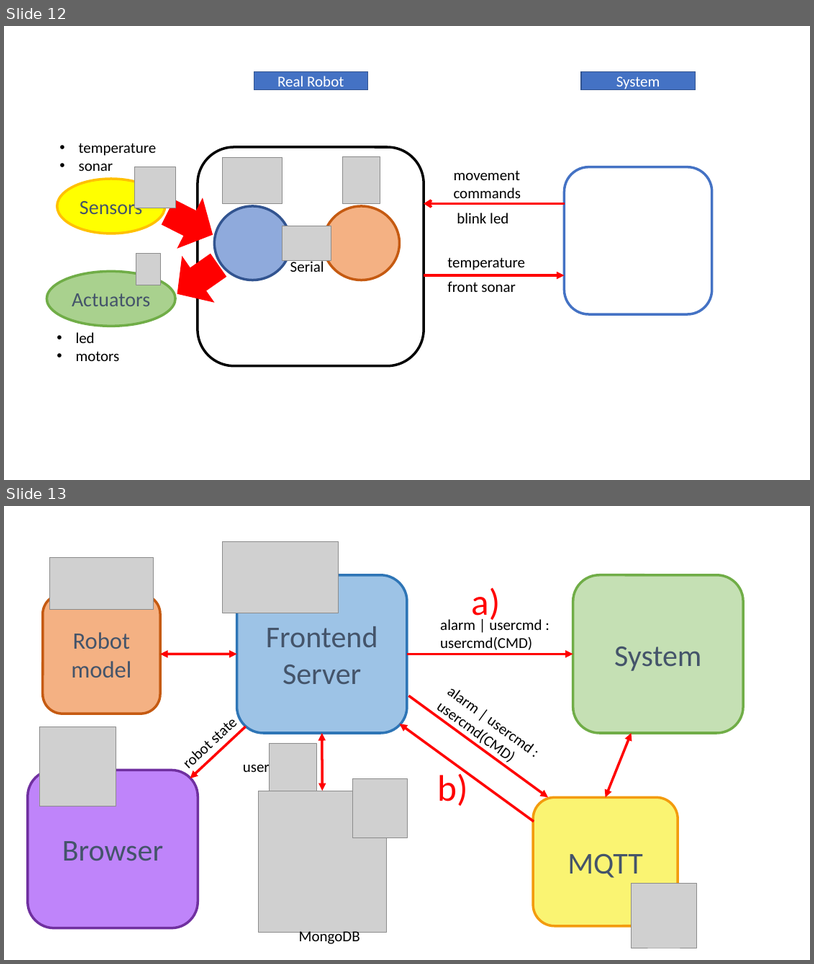
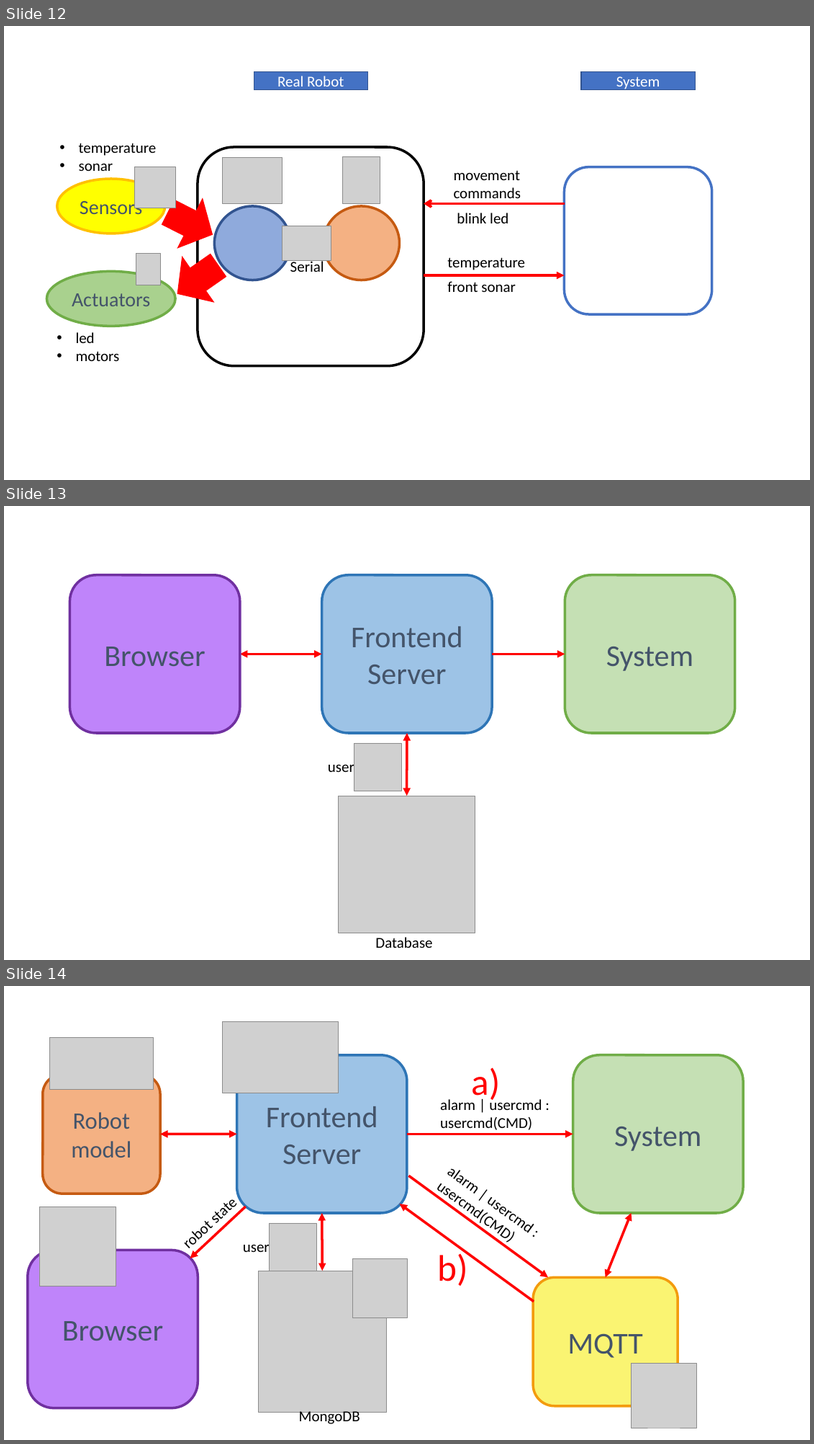
Before and after one commit to FFrabetti/ProgettoISS_relazione, a slide deck: Appunti/ISSPowerPoint.pptx. Shown one above the other, each under a label of ours: slides 12 and 13 before the commit, slides 12, 13 and 14 after it. The pictures are 814x964 and 814x1444 pixels, drawn with LibreOffice and Linux fonts; fonts in the diff are those of the drawing; grey boxes stand for pictures. Boxes give left, top, right and bottom in pixels: in the first picture for what was removed or moved away, otherwise in the second. Text is boxed around its words. In the diff, an @@ line names an element or a change of style, - is before the commit and + after.

```diff
--- a/Appunti/ISSPowerPoint.pptx
+++ b/Appunti/ISSPowerPoint.pptx
@@ slide 13 added at (4, 506, 810, 960), background #FFFFFF @@
@@ rounded rectangle added at (70, 575, 240, 733), fill #BF84FA, outline #7030A0 3 pt, 36 pt, text #44546A @@
+Browser
@@ rounded rectangle added at (322, 575, 492, 733), fill #9DC3E6, outline #2E75B6 3 pt, 36 pt, text #44546A @@
+Frontend Server
@@ rounded rectangle added at (566, 575, 736, 733), fill #C5E0B4, outline #70AD47 3 pt, 36 pt, text #44546A @@
+System
@@ double arrow added from (240, 654) to (322, 654), #FF0000 3 pt @@
@@ arrow added from (492, 654) to (566, 654), #FF0000 3 pt @@
@@ picture added at (354, 743, 402, 791) @@
@@ double arrow added from (407, 795) to (407, 733), #FF0000 3 pt @@
@@ text added at (328, 759, 360, 776), 18 pt, text #000000 @@
+users
@@ picture added at (339, 795, 476, 932) @@
@@ text added at (376, 937, 432, 947), 18 pt, text #000000 @@
+Database
@@ what was slide 13 is now slide 14 @@
```
Also in this commit, not shown: 1 other file.
